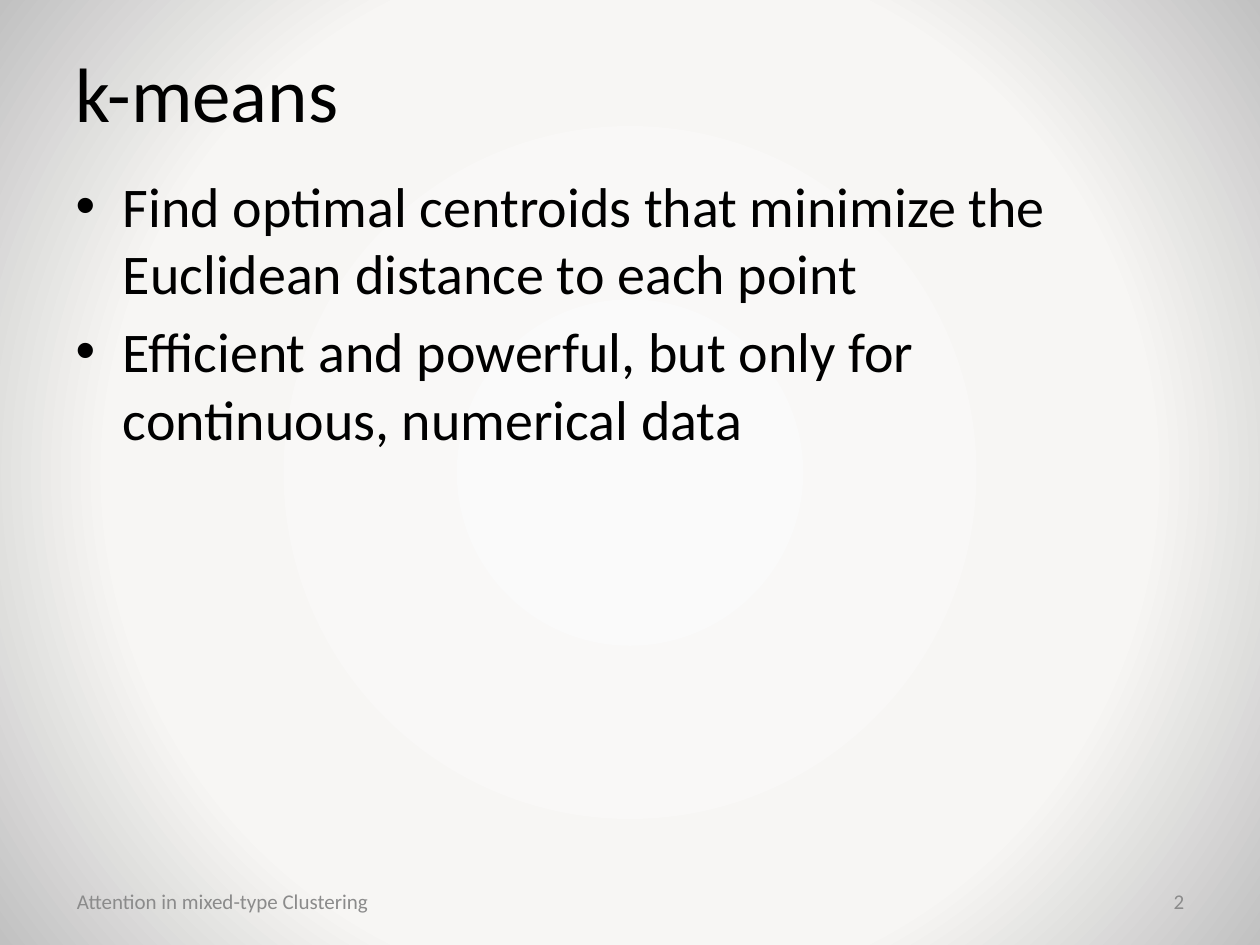
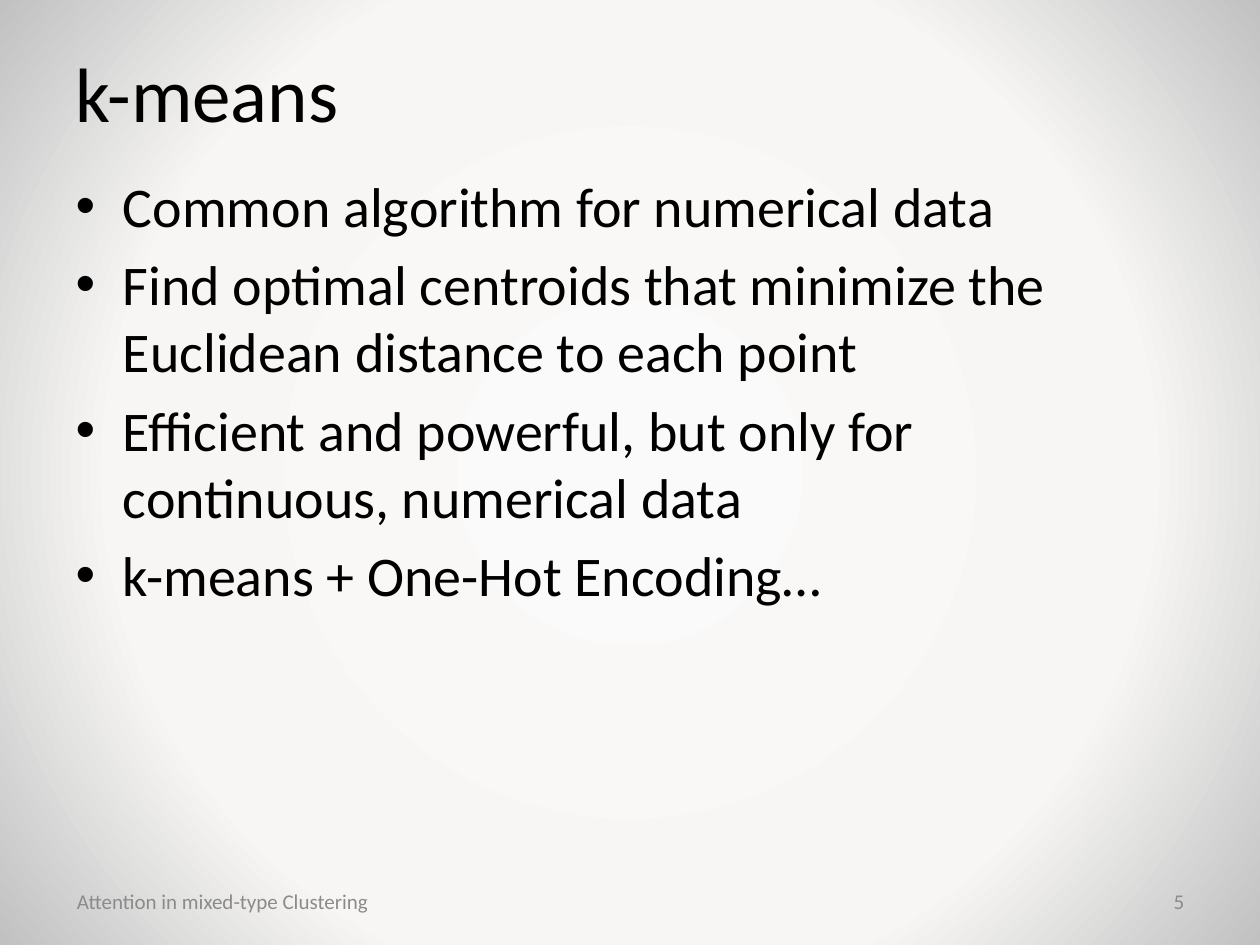
Before and after one commit to jaanisfehling/attention-mixed-type-clustering, a slide deck: slide 5 of presentation.pptx (slide 2 before the commit). Drawn at 1260x945 pixels with LibreOffice and Linux fonts; fonts in the diff are those of the drawing; background and template pictures are left out. Boxes give left, top, right and bottom in pixels: in the first picture for what was removed or moved away, otherwise in the second. Text is boxed around its words. In the diff, an @@ line names an element or a change of style, - is before the commit and + after.

```diff
--- a/presentation.pptx
+++ b/presentation.pptx
@@ text at [123, 188, 994, 237]: paragraph added @@
+• Common algorithm for numerical data
@@ text at [123, 557, 821, 606]: paragraph added @@
+• k-means + One-Hot Encoding…
@@ page number at [1174, 896, 1185, 909]: text changed @@
-2
+5
```
Also in this commit, not shown: 1 other slide changed, 3 slides added.
